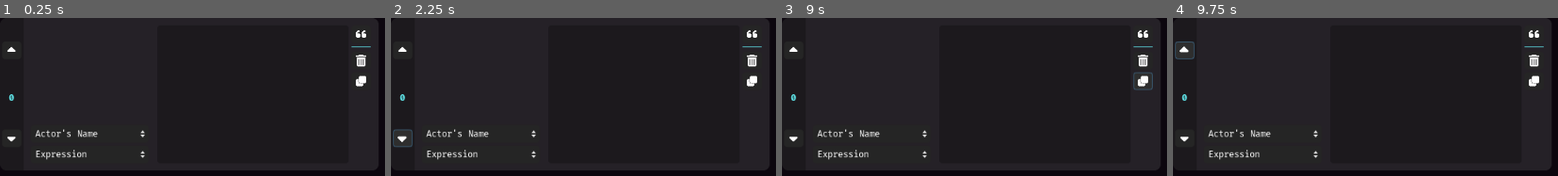
Above: before the commit, frames 1-4 (left to right).
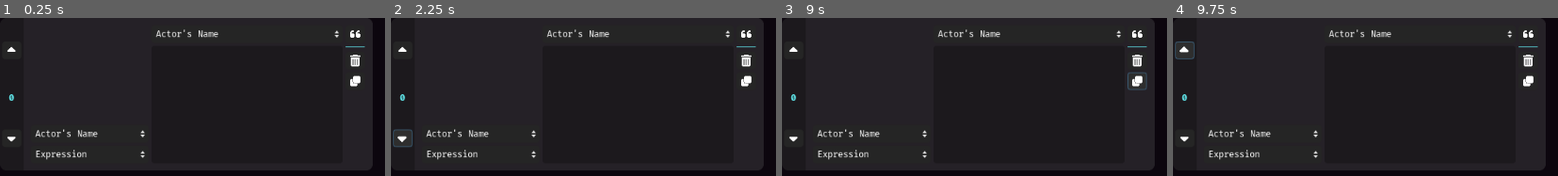
Above: after the commit, the same moments.

Repository: nndda/dlg-set-editor
Game: Godot game, scene res://Scene/ArrayLinesSet.tscn
The game is run twice, just before and just after one commit, with the same random seed, the same clock (stepped at 60 frames per second) and the same inputs. This scene is started directly instead of the project's main scene.
Inputs (mouse positions are in pixels of both pictures, inside the frame that each line leads up to; where the layout moved, square brackets give the same spot in the first picture):
- Up to frame 1 (0.25 s): no input
- Up to frame 2 (2.25 s): click (745, 81) [752, 81] at 0.5 s; click (402, 49) at 1.25 s; click (402, 138) at 2 s
- Up to frame 3 (9 s): click "Actor's Name" at 2.75 s; click "Expression" at 3.5 s; click (1136, 33) [1143, 33] at 4.25 s; click (793, 49) at 5 s; click (793, 138) at 5.75 s; click "Actor's Name" at 6.5 s; click "Expression" at 7.25 s; click (1136, 33) [1143, 33] at 8 s; click (1136, 81) [1143, 81] at 8.75 s
- Up to frame 4 (9.75 s): click (1184, 49) at 9.5 s

The runs differ from the first frame. In frame 1, 2.5% of the frame differs, in the area x 40-99%, y 0-97%; in frame 2, 2.5%; in frame 3, 2.6%; in frame 4, 2.5%.
Error in both runs: Attempt to call function 'get_parent' in base 'null instance' on a null instance. (res://Scene/ArrayLinesSet.gd:8)

Commit message:
Add options for "color" and "speed"

Diff:
--- a/Scene/ArrayLinesSet.gd
+++ b/Scene/ArrayLinesSet.gd
@@ -18,6 +18,9 @@
 onready var lines							= self.get_node("VBoxContainer/HBoxContainer/VBoxContainer/Editor/LinesEditor/Lines")
 
 onready var using_quote_option				= self.get_node("VBoxContainer/HBoxContainer/VBoxContainer/Editor/SubOptions/UseQuote")
+onready var using_color_option				= self.get_node("VBoxContainer/HBoxContainer/VBoxContainer/Editor/SubOptions/Color")
+onready var using_speed_option				= self.get_node("VBoxContainer/HBoxContainer/VBoxContainer/Editor/SubOptions/Speed")
+
 
 #onready var move_node						= self.get_node("VBoxContainer/HBoxContainer/PanelContainer/RearrangeCtrl")
 onready var move_up							= self.get_node("VBoxContainer/HBoxContainer/PanelContainer/RearrangeCtrl/MoveUp")
@@ -72,6 +75,8 @@
 
 
 func _process(_delta):
+
+
 #	if self.visible and glbl.dict_chr != null:
 	if self.visible and glbl.current_dict != null:
 		step_label.text = str( self.get_position_in_parent() )
@@ -103,18 +108,33 @@
 
 				loading = false
 
+
+
 		delete.disabled = !self.get_parent().get_child_count() > 1
-
 		move_up.disabled = !self.get_position_in_parent() != 0
 		move_down.disabled = !self.get_position_in_parent() + 1 != self.get_parent().get_child_count()
 
-		actor_expression_option.visible = glbl.current_set_use_expr
-		actor_portrait.visible = glbl.current_set_use_expr
+
+
+		actor_name_option.get_parent().visible = glbl.dict_cfg.use_portraits
+		actor_name_option.get_parent().get_parent().get_node("HS2").visible = glbl.dict_cfg.use_portraits
+
+		using_color_option.disabled = glbl.dict_cfg.use_custom_color
+		using_color_option.visible = glbl.dict_cfg.use_custom_color
+
+		using_speed_option.disabled = glbl.dict_cfg.use_custom_speed
+		using_speed_option.visible = glbl.dict_cfg.use_custom_speed
+
+
+
+#		actor_expression_option.visible = glbl.current_set_use_expr
+#		actor_portrait.visible = glbl.current_set_use_expr
+#		actor_expression_option.visible = glbl.current_set_use_expr
+#		actor_portrait.visible = glbl.current_set_use_expr
 
 
 
 func refresh_data():
-#	actor_portrait.texture = glbl.current_portrait
 	actor_portrait.texture.set_atlas( glbl.current_portrait )
 	portrait_fit_scale()
 	if !glbl.dict_chr.empty():
@@ -133,36 +153,38 @@
 
 		self._on_Name_item_selected( actor_name_option.get_item_index( 0 ) )
 		self.data_set = true
-	print( glbl.portrait_crop( 0, 0 ) )
+#	print( glbl.portrait_crop( 0, 0 ) )
 
 
 
 func _on_Name_item_selected(index):
 	if glbl.dict_chr != null:
-		if !glbl.dict_chr.empty() and glbl.current_set_use_expr:
-
-			self.expressions_id.clear()
-			actor_expression_option.clear()
-
-			for expression in (
-				glbl.dict_chr[ actor_name_option.get_item_text( index ) ][
-					"expressions"
-					].keys().size()
-				):
-
-					actor_expression_option.add_item(
-						glbl.dict_chr[
-							actor_name_option.get_item_text( index )
-							]["expressions"].keys()[ expression ],
-							expression
-						)
-
-					self.expressions_id[str(glbl.dict_chr[
-							actor_name_option.get_item_text( index )
-							]["expressions"].keys()[ expression ])] = expression
-
-#			emit_signal("_on_Expression_item_selected")
-#			set_portrait_img()
+		if !glbl.dict_chr.empty():
+
+			if glbl.dict_cfg.use_portraits:
+
+				self.expressions_id.clear()
+				actor_expression_option.clear()
+
+				for expression in (
+					glbl.dict_chr[ actor_name_option.get_item_text( index ) ][
+						"expressions"
+						].keys().size()
+					):
+
+						actor_expression_option.add_item(
+							glbl.dict_chr[
+								actor_name_option.get_item_text( index )
+								]["expressions"].keys()[ expression ],
+								expression
+							)
+
+						self.expressions_id[str(glbl.dict_chr[
+								actor_name_option.get_item_text( index )
+								]["expressions"].keys()[ expression ])] = expression
+
+	#			emit_signal("_on_Expression_item_selected")
+	#			set_portrait_img()
 
 
 func move_up_set():
--- a/Scene/ArrayLinesSet.tscn
+++ b/Scene/ArrayLinesSet.tscn
@@ -79,18 +79,18 @@
 
 [node name="VBoxContainer" type="VBoxContainer" parent="."]
 margin_left = 3.0
-margin_right = 514.0
+margin_right = 506.0
 margin_bottom = 208.0
 
 [node name="HS" type="HSeparator" parent="VBoxContainer"]
-margin_right = 511.0
+margin_right = 503.0
 margin_bottom = 6.0
 custom_constants/separation = 6
 custom_styles/separator = SubResource( 10 )
 
 [node name="HBoxContainer" type="HBoxContainer" parent="VBoxContainer"]
 margin_top = 10.0
-margin_right = 511.0
+margin_right = 503.0
 margin_bottom = 198.0
 size_flags_horizontal = 3
 size_flags_vertical = 3
@@ -158,12 +158,12 @@
 
 [node name="VBoxContainer" type="HBoxContainer" parent="VBoxContainer/HBoxContainer"]
 margin_left = 30.0
-margin_right = 511.0
+margin_right = 503.0
 margin_bottom = 188.0
 size_flags_horizontal = 3
 
 [node name="Editor" type="HBoxContainer" parent="VBoxContainer/HBoxContainer/VBoxContainer"]
-margin_right = 481.0
+margin_right = 473.0
 margin_bottom = 188.0
 size_flags_horizontal = 3
 size_flags_vertical = 3
@@ -236,16 +236,17 @@
 script = ExtResource( 14 )
 
 [node name="HS2" type="VSeparator" parent="VBoxContainer/HBoxContainer/VBoxContainer/Editor"]
-margin_left = 173.0
-margin_right = 177.0
+visible = false
+margin_left = 9.0
+margin_right = 13.0
 margin_bottom = 188.0
 mouse_filter = 1
 custom_constants/separation = 4
 custom_styles/separator = ExtResource( 4 )
 
 [node name="LinesEditor" type="VBoxContainer" parent="VBoxContainer/HBoxContainer/VBoxContainer/Editor"]
-margin_left = 181.0
-margin_right = 441.0
+margin_left = 173.0
+margin_right = 433.0
 margin_bottom = 188.0
 rect_min_size = Vector2( 200, 0 )
 size_flags_horizontal = 3
@@ -253,18 +254,19 @@
 alignment = 1
 
 [node name="ActorNoPortrait" type="HBoxContainer" parent="VBoxContainer/HBoxContainer/VBoxContainer/Editor/LinesEditor"]
-visible = false
-margin_right = 284.0
+margin_right = 260.0
 margin_bottom = 24.0
 
 [node name="Name" parent="VBoxContainer/HBoxContainer/VBoxContainer/Editor/LinesEditor/ActorNoPortrait" instance=ExtResource( 1 )]
-margin_right = 140.0
+margin_right = 260.0
 margin_bottom = 24.0
 mouse_filter = 1
 mouse_default_cursor_shape = 2
+size_flags_horizontal = 3
 script = ExtResource( 14 )
 
 [node name="Expression" parent="VBoxContainer/HBoxContainer/VBoxContainer/Editor/LinesEditor/ActorNoPortrait" instance=ExtResource( 2 )]
+visible = false
 margin_left = 144.0
 margin_top = 0.0
 margin_right = 284.0
@@ -275,10 +277,12 @@
 
 [node name="HS2" type="HSeparator" parent="VBoxContainer/HBoxContainer/VBoxContainer/Editor/LinesEditor"]
 visible = false
-margin_right = 260.0
-margin_bottom = 4.0
+margin_top = 28.0
+margin_right = 283.0
+margin_bottom = 32.0
 
 [node name="Lines" type="TextEdit" parent="VBoxContainer/HBoxContainer/VBoxContainer/Editor/LinesEditor"]
+margin_top = 28.0
 margin_right = 260.0
 margin_bottom = 188.0
 rect_min_size = Vector2( 260, 100 )
@@ -298,8 +302,8 @@
 custom_styles/separator = SubResource( 1 )
 
 [node name="SubOptions" type="VBoxContainer" parent="VBoxContainer/HBoxContainer/VBoxContainer/Editor"]
-margin_left = 445.0
-margin_right = 471.0
+margin_left = 437.0
+margin_right = 463.0
 margin_bottom = 188.0
 
 [node name="UseQuote" type="Button" parent="VBoxContainer/HBoxContainer/VBoxContainer/Editor/SubOptions"]
@@ -383,8 +387,8 @@
 script = ExtResource( 14 )
 
 [node name="VS" type="VSeparator" parent="VBoxContainer/HBoxContainer/VBoxContainer/Editor"]
-margin_left = 475.0
-margin_right = 481.0
+margin_left = 467.0
+margin_right = 473.0
 margin_bottom = 188.0
 mouse_filter = 1
 custom_constants/separation = 6
@@ -392,7 +396,7 @@
 
 [node name="HS2" type="HSeparator" parent="VBoxContainer"]
 margin_top = 202.0
-margin_right = 511.0
+margin_right = 503.0
 margin_bottom = 208.0
 custom_constants/separation = 6
 custom_styles/separator = SubResource( 10 )
